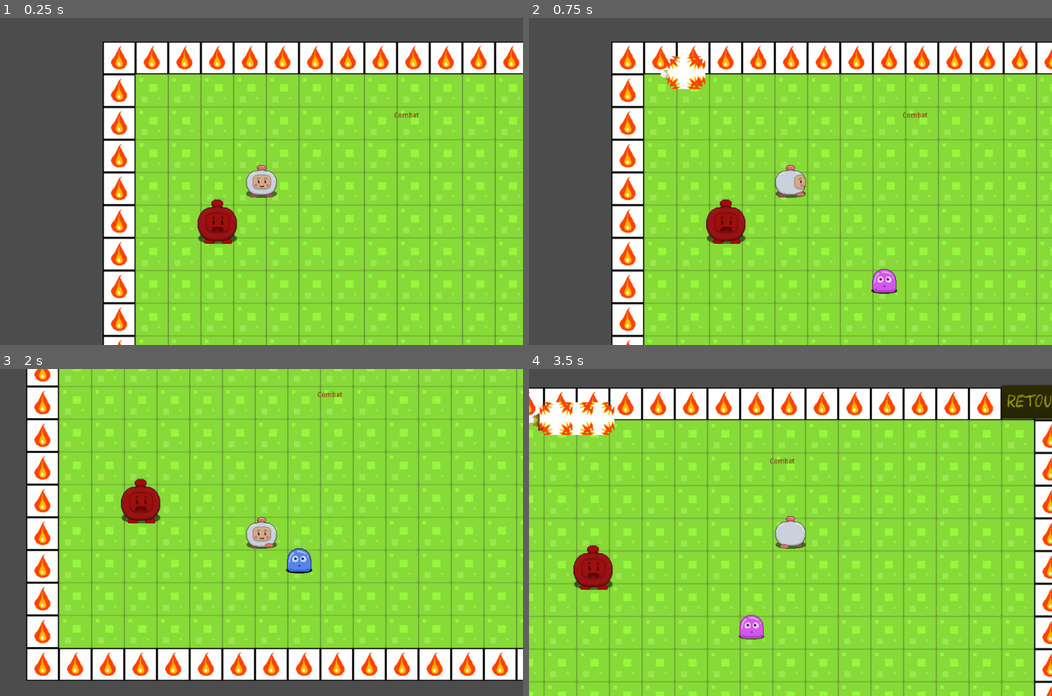
Above: before the commit, frames 1-4 (two rows, left to right).
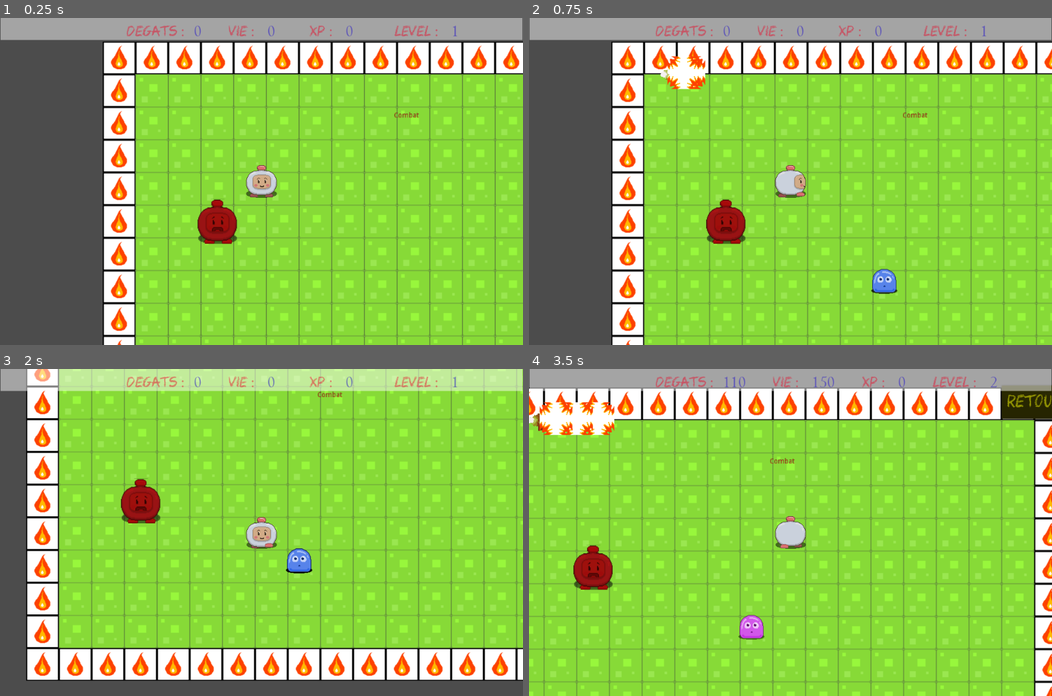
Above: after the commit, the same moments.

Repository: Jairard/JeuMaths
Game: Godot game, scene res://map/map 1.tscn
Two runs of this game, one before a commit and one after it. Both use one fixed random seed, a clock stepped at 60 frames per second and the inputs below. This scene is started directly instead of the project's main scene. The engine's default icon, where the game draws it, is replaced by a stand-in: a white triangle on a blue panel in a dark square.
Inputs:
- Up to frame 1 (0.25 s): no input
- Up to frame 2 (0.75 s): tap Enter (ui_accept) at 0.5, 0.6 s; hold Right (ui_right) from 0.53 s (still down)
- Up to frame 3 (2 s): tap Enter (ui_accept) at 0.77, 1.07, 1.35, 1.52, 1.82 s; release Right (ui_right) at 1.28 s; hold Down (ui_down) from 1.28 s (still down)
- Up to frame 4 (3.5 s): release Down (ui_down) at 2.03 s; hold Right (ui_right) 2.03-2.78 s; tap Enter (ui_accept) at 2.1, 2.85, 3.02, 3.32 s; hold Up (ui_up) from 2.78 s (still down)

The runs differ from the first frame. In frame 1, 6.8% of the frame differs, in the area x 0-100%, y 0-7%; in frame 2, 7.1%, in the area x 0-100%, y 0-84%; in frame 3, 6.5%; in frame 4, 6.1%.

Commit message:
quand on récupère du loot le hud se met a jour

Diff:
--- /dev/null
+++ b/Hud.gd
@@ -0,0 +1,28 @@
+extends Node2D
+
+
+
+
+
+
+
+func _ready():
+	GLOBAL.connect("refreshloot", self, "refresh_item")
+
+
+func refresh_item(type, value):
+	if type == "xp" :
+		$CanvasLayer/ColorRect/MarginContainer/HBoxContainer/XP.text = str(value)
+	if type == "pv" :
+		$CanvasLayer/ColorRect/MarginContainer/HBoxContainer/vie.text = str(value)
+	if type == "level" :
+		$CanvasLayer/ColorRect/MarginContainer/HBoxContainer/level.text = str(value)
+	if type == "degats" :
+		$CanvasLayer/ColorRect/MarginContainer/HBoxContainer/degats.text = str(value)
+
+
+
+
+
+#func _process(delta):
+#	pass
--- a/Hud.tscn
+++ b/Hud.tscn
@@ -1,16 +1,18 @@
-[gd_scene load_steps=4 format=2]
+[gd_scene load_steps=5 format=2]
 
-[ext_resource path="res://font/Colored Crayons.ttf" type="DynamicFontData" id=1]
+[ext_resource path="res://Hud.gd" type="Script" id=1]
+[ext_resource path="res://font/Colored Crayons.ttf" type="DynamicFontData" id=2]
 
 [sub_resource type="DynamicFont" id=1]
 size = 30
-font_data = ExtResource( 1 )
+font_data = ExtResource( 2 )
 
 [sub_resource type="DynamicFont" id=2]
 size = 30
-font_data = ExtResource( 1 )
+font_data = ExtResource( 2 )
 
 [node name="Hud" type="Node2D"]
+script = ExtResource( 1 )
 
 [node name="CanvasLayer" type="CanvasLayer" parent="."]
 
@@ -36,7 +38,7 @@
 [node name="HBoxContainer" type="HBoxContainer" parent="CanvasLayer/ColorRect/MarginContainer"]
 margin_left = 10.0
 margin_top = 10.0
-margin_right = 594.0
+margin_right = 686.0
 margin_bottom = 43.0
 
 [node name="Label" type="Label" parent="CanvasLayer/ColorRect/MarginContainer/HBoxContainer"]
@@ -49,42 +51,59 @@
 [node name="degats" type="Label" parent="CanvasLayer/ColorRect/MarginContainer/HBoxContainer"]
 modulate = Color( 0.113725, 0.0470588, 0.8, 1 )
 margin_left = 160.0
-margin_right = 217.0
+margin_right = 174.0
 margin_bottom = 33.0
 size_flags_horizontal = 3
 custom_fonts/font = SubResource( 2 )
-text = "100  "
+text = "0"
 
 [node name="Label4" type="Label" parent="CanvasLayer/ColorRect/MarginContainer/HBoxContainer"]
 modulate = Color( 0.92549, 0.00784314, 0.137255, 1 )
-margin_left = 221.0
-margin_right = 342.0
+margin_left = 178.0
+margin_right = 299.0
 margin_bottom = 33.0
 custom_fonts/font = SubResource( 1 )
 text = "       vie :   "
 
 [node name="vie" type="Label" parent="CanvasLayer/ColorRect/MarginContainer/HBoxContainer"]
 modulate = Color( 0.113725, 0.0470588, 0.8, 1 )
-margin_left = 346.0
-margin_right = 403.0
+margin_left = 303.0
+margin_right = 331.0
 margin_bottom = 33.0
 size_flags_horizontal = 3
 custom_fonts/font = SubResource( 2 )
-text = "100  "
+text = "0  "
 
 [node name="Label6" type="Label" parent="CanvasLayer/ColorRect/MarginContainer/HBoxContainer"]
 modulate = Color( 0.92549, 0.00784314, 0.137255, 1 )
-margin_left = 407.0
-margin_right = 523.0
+margin_left = 335.0
+margin_right = 451.0
 margin_bottom = 33.0
 custom_fonts/font = SubResource( 1 )
 text = "       XP :   "
 
 [node name="XP" type="Label" parent="CanvasLayer/ColorRect/MarginContainer/HBoxContainer"]
 modulate = Color( 0.113725, 0.0470588, 0.8, 1 )
-margin_left = 527.0
-margin_right = 584.0
+margin_left = 455.0
+margin_right = 497.0
 margin_bottom = 33.0
 size_flags_horizontal = 3
 custom_fonts/font = SubResource( 2 )
-text = "100  "
+text = "0    "
+
+[node name="Label7" type="Label" parent="CanvasLayer/ColorRect/MarginContainer/HBoxContainer"]
+modulate = Color( 0.92549, 0.00784314, 0.137255, 1 )
+margin_left = 501.0
+margin_right = 657.0
+margin_bottom = 33.0
+custom_fonts/font = SubResource( 1 )
+text = "       level :   "
+
+[node name="level" type="Label" parent="CanvasLayer/ColorRect/MarginContainer/HBoxContainer"]
+modulate = Color( 0.113725, 0.0470588, 0.8, 1 )
+margin_left = 661.0
+margin_right = 676.0
+margin_bottom = 33.0
+size_flags_horizontal = 3
+custom_fonts/font = SubResource( 2 )
+text = "1"
--- a/animation sort.gd
+++ b/animation sort.gd
@@ -18,6 +18,7 @@
 	$particul.emitting = true
 
 
+
 #func position_hero(valeur):
 #	get_parent().sort(valeur)
 
--- /dev/null
+++ b/global.gd
@@ -0,0 +1,48 @@
+extends Node
+
+var xp      = 0
+var level   = 1
+var pv      = 100
+var tresor  = 0
+var degats  = 100
+var life    = 0
+var armure = 0
+
+enum items {xp,level, pv, tresor, armure, life, degats}
+
+
+signal refreshloot(type, value)
+
+func _ready():
+	pass
+
+
+
+#func _process(delta):
+#	pass
+
+
+func item_loot(type):
+#	print (type)
+	if type == 0 :
+		xp += 50
+		emit_signal("refreshloot", "xp" , xp)
+		print ("xp : " + str(xp))
+		if xp == 100 :
+			level += 1
+			xp = 0
+			emit_signal("refreshloot", "xp" , xp)
+			emit_signal("refreshloot", "level" , level)
+			print ("level : " + str(level))
+	if type == 2 :
+		pv += 10
+		emit_signal("refreshloot", "pv" , pv)
+		print ("pv : " + str(pv))
+#	if type == 4 :
+#		armure += 1
+#		emit_signal("refreshloot", "armure" , armure)
+#		print ("armure : " + str(armure))
+	if type == 6 :
+		degats += 10
+		emit_signal("refreshloot", "degats" , degats)
+		print ("degats : " + str(degats))
--- a/loot_monstre.gd
+++ b/loot_monstre.gd
@@ -1,10 +1,8 @@
 extends Area2D
 
-# Declare member variables here. Examples:
-# var a = 2
-# var b = "text"
+var type
+signal loot(valeur)
 
-# Called when the node enters the scene tree for the first time.
 func _ready():
 	pass # Replace with function body.
 
@@ -16,16 +14,23 @@
 func start(pos) -> bool:
 	self.position = Vector2(pos.x,pos.y)
 	var r = randi() % 100
-	if r >= 66 :
-		print(r)
+	if r >= 80 :
+#		print(r)
 		return false
 	else :
-		if r >=0 && r<33:
+		if r >=0 && r<20:
 			$loot.frame = 42
-			print(r)
-		if r>=33 && r<66:
+			type = GLOBAL.items.xp
+#			print(r)
+		if r>=20 && r<40:
 			$loot.frame = 44
-			print(r)
+			type = GLOBAL.items.pv
+		if r>=40 && r<60:
+			$loot.frame = 46
+			type = GLOBAL.items.armure
+		if r>=60 && r<80:
+			$loot.frame = 48
+			type = GLOBAL.items.degats
 
 		return true
 
@@ -34,5 +39,6 @@
 
 
 func _on_loot_monstre_body_entered(body):
+	self.emit_signal("loot", type)
 	queue_free()
 	pass # Replace with function body.
--- a/loot_monstre.tscn
+++ b/loot_monstre.tscn
@@ -15,7 +15,7 @@
 texture = ExtResource( 2 )
 vframes = 8
 hframes = 8
-frame = 42
+frame = 48
 
 [node name="CollisionShape2D" type="CollisionShape2D" parent="."]
 position = Vector2( 470.834, 406.528 )
--- a/map/map 1.gd
+++ b/map/map 1.gd
@@ -4,6 +4,7 @@
 onready var ennemy = preload("res://Ennemy.tscn")
 onready var sort   = preload("res://animationsort.tscn")
 onready var loot   = preload("res://loot_monstre.tscn")
+onready var hud    = preload("res://Hud.tscn")
 
 func _ready():
 	spawn()
@@ -23,12 +24,14 @@
 		var boo = i.start(pos)
 		if boo :
 			add_child(i)
+			i.connect("loot", GLOBAL, "item_loot")
 #	pass
 
 
 func spawn() :
 	add_child(hero.instance())
 	add_child(ennemy.instance())
+	add_child(hud.instance())
 	re_size()
 
 
@@ -42,5 +45,5 @@
 
 
 func sort(positio : Vector2):
-	print(positio)
+#	print(positio)
 	pass
--- a/project.godot
+++ b/project.godot
@@ -19,6 +19,10 @@
 run/main_scene="res://map/Start.tscn"
 config/icon="res://icon.png"
 
+[autoload]
+
+GLOBAL="*res://global.gd"
+
 [display]
 
 window/size/height=640
